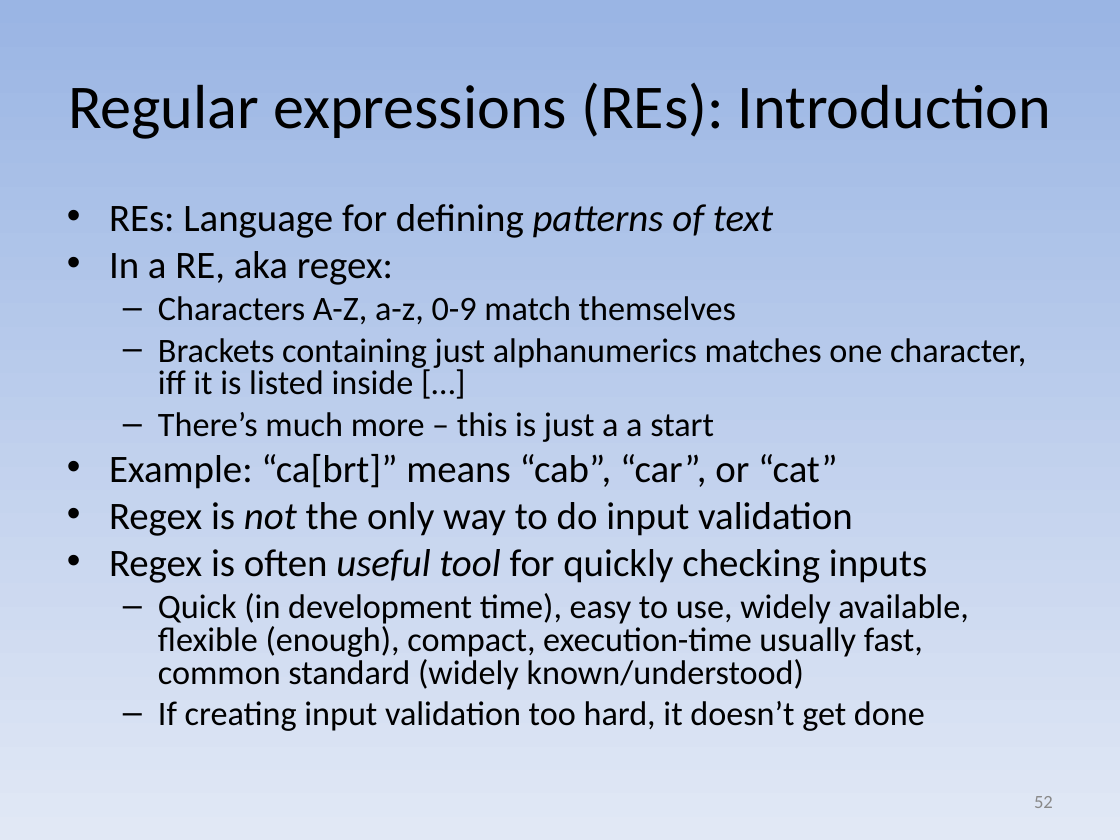
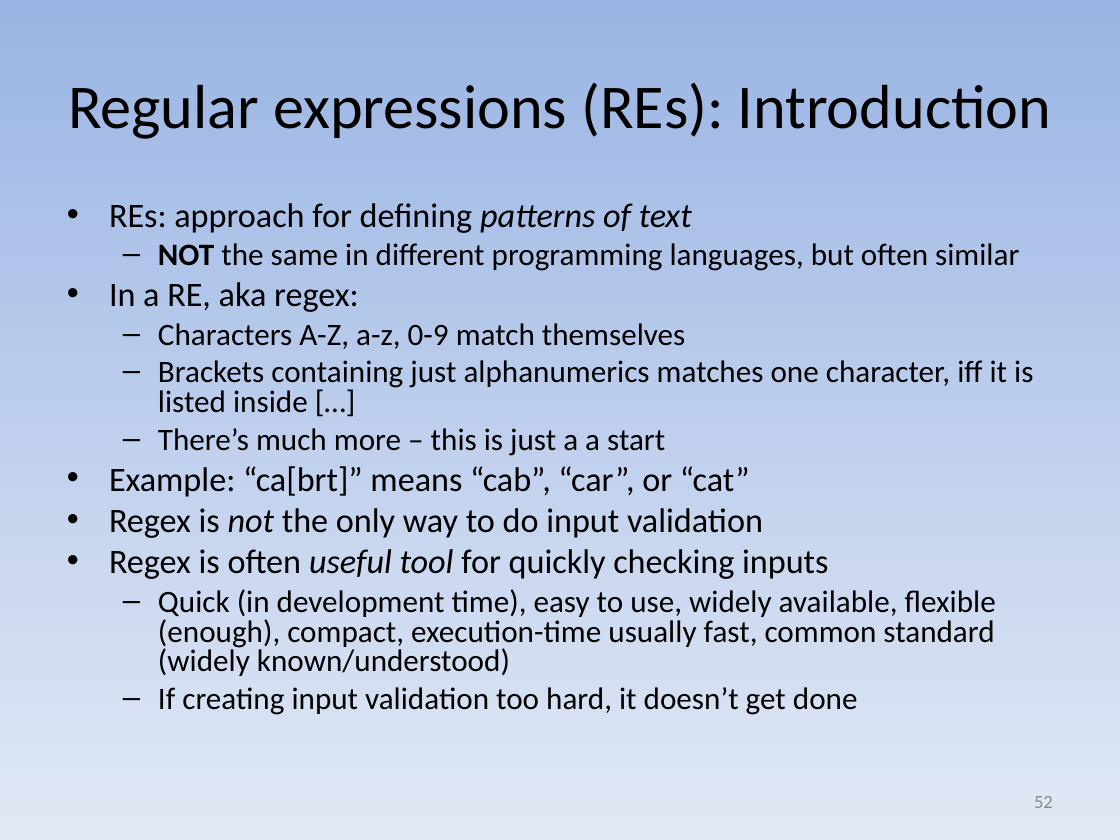
Before and after one commit to david-a-wheeler/david-a-wheeler.github.io, a slide deck: slide 52 of secure-class/presentations/Secure-Software-2-Input-Validation.ppt. Drawn at 1120x840 pixels with LibreOffice and Linux fonts; fonts in the diff are those of the drawing. Boxes give left, top, right and bottom in pixels: in the first picture for what was removed or moved away, otherwise in the second. Text is boxed around its words. In the diff, an @@ line names an element or a change of style, - is before the commit and + after.

```diff
--- a/secure-class/presentations/Secure-Software-2-Input-Validation.ppt
+++ b/secure-class/presentations/Secure-Software-2-Input-Validation.ppt
@@ text at (109,203,1019,271): text changed; size 25 to 20 pt @@
-• REs: Language for defining patterns of text
+• REs: approach for defining patterns of text
+  – NOT the same in different programming languages, but often similar
@@ text at (109,282,1033,715): size 25 to 22 pt in "In a RE, aka regex:", "Example: “ca[brt]” means “cab”, “car”, or “cat”", "Regex is not the only way to ...", "Regex is often useful tool for quickly ..."; size 22 to 20 pt in "Characters A-Z, a-z, 0-9 match themselves", "Brackets containing just alphanumerics matches one character ...", "There’s much more – this is just ...", "Quick (in development time), easy to use, ..." and 1 more places @@
```
Also in this commit, not shown: 5 other slides changed, 1 other file.
